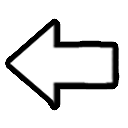
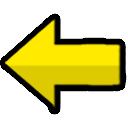
Layer changes from the first (128, 128) image to the second:
added layer "레이어 2" above "icon_boots" over [5, 18, 122, 110]
hid "레이어 1 복사 2" over [10, 23, 115, 106]
